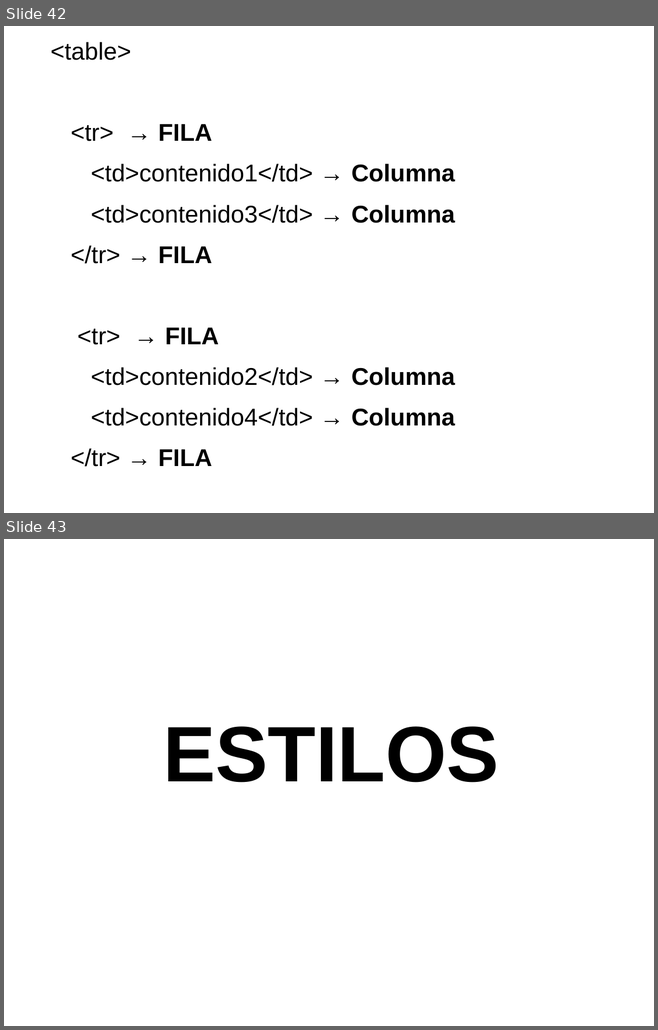
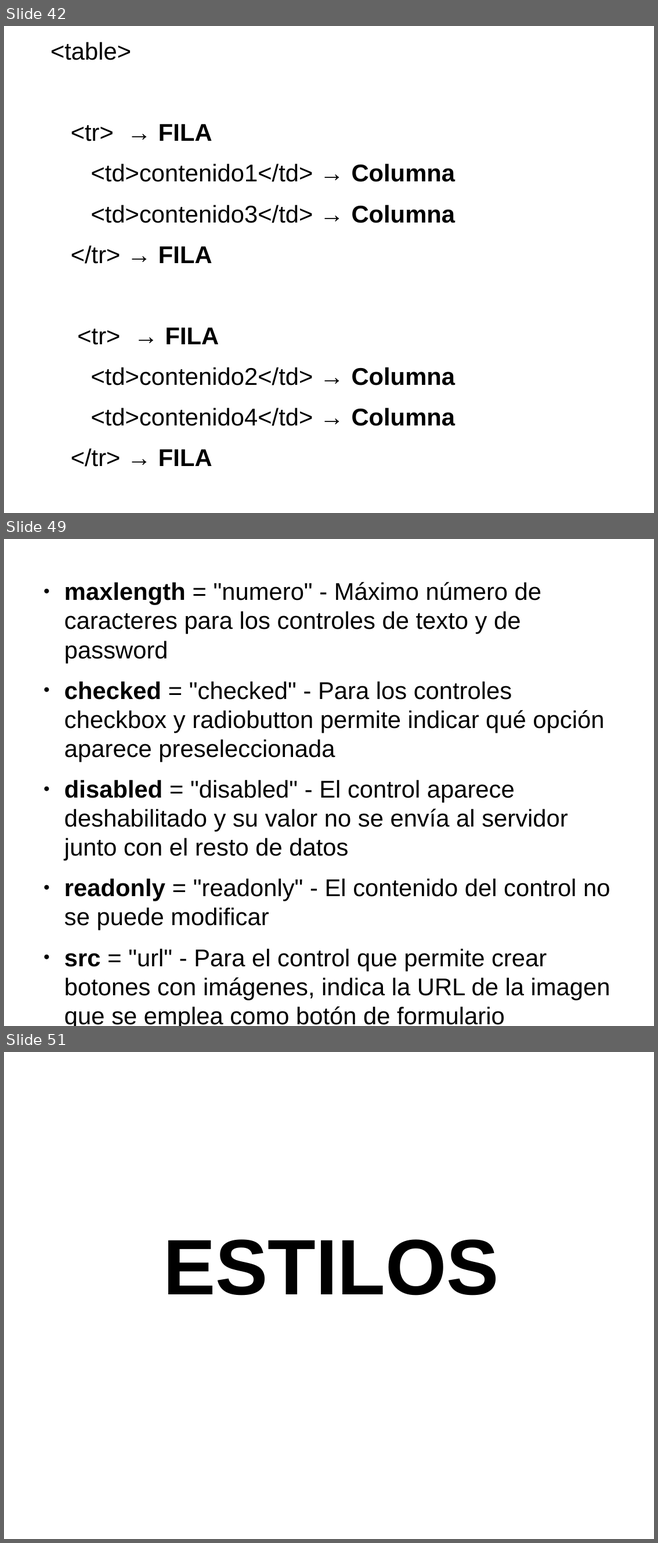
Before and after one commit to toblerone554/CampusInfantil2016, a slide deck: Veteranos/html/PresentaciónHTML.odp. Shown one above the other, each under a label of ours: slides 42 and 43 before the commit, slides 42, 49 and 51 after it; the slides between them are not shown. The pictures are 658x1030 and 658x1543 pixels, drawn with LibreOffice and Linux fonts; fonts in the diff are those of the drawing. Boxes give left, top, right and bottom in pixels: in the first picture for what was removed or moved away, otherwise in the second. Text is boxed around its words. In the diff, an @@ line names an element or a change of style, - is before the commit and + after.

```diff
--- a/Veteranos/html/PresentaciónHTML.odp
+++ b/Veteranos/html/PresentaciónHTML.odp
@@ slide 49 added at (x1=4, y1=539, x2=654, y2=1026), background #FFFFFF @@
@@ text added at (x1=64, y1=582, x2=610, y2=1026), 29.6 pt, text #000000 @@
+● maxlength = "numero" - Máximo número de caracteres para los controles de texto y de password
+● checked = "checked" - Para los controles checkbox y radiobutton permite indicar qué opción aparece preseleccionada
+● disabled = "disabled" - El control aparece deshabilitado y su valor no se envía al servidor junto con el resto de datos
+● readonly = "readonly" - El contenido del control no se puede modificar
+● src = "url" - Para el control que permite crear botones con imágenes, indica la URL de la imagen que se emplea como botón de formulario
@@ what was slide 43 is now slide 51 @@
```
Also in this commit, not shown: 15 other slides added, 2 slides removed, 13 other files.
